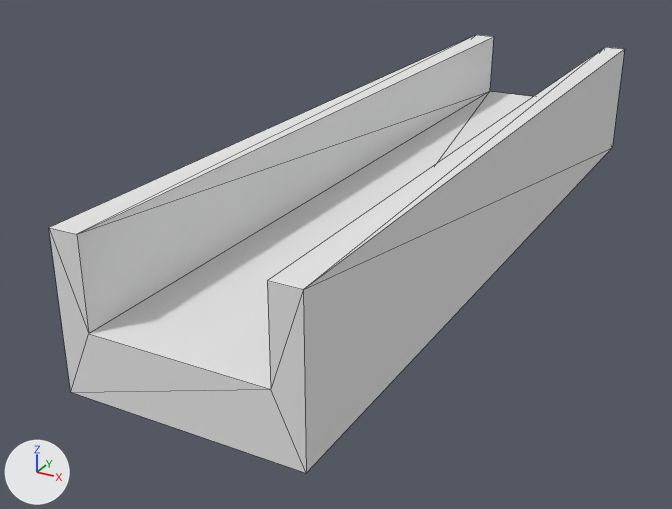
An edit to the OBJ model resources/shape-9.obj, drawn before and after from the same camera.
Camera for both pictures: a 50 mm camera at (0.441, -1.025, 0.421) aimed at (-0.075, -0.087, -0.048). Arrows for +X, +Y and +Z are at lower left; the lights stay in place. Mesh edges are drawn as thin lines. Where no turn or scale is listed for an object, it has been applied to the vertices. Vertices at the same position are counted once.

Names of what the first picture shows: 'shape-9'.
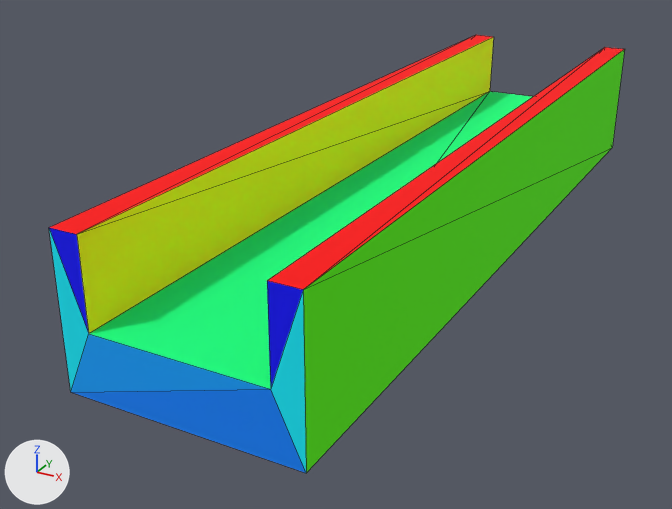
Where the change shows, as pixel boxes (x1, y1, x2, y2) in the pictures (672 x 509 px):
'shape-9', recoloured (white to green): (49, 35, 625, 473) in both
part 1 of me_shape_9, recoloured (white to red): (49, 35, 624, 289) in both
part 2 of me_shape_9, recoloured (white to blue): (49, 228, 303, 386) in both
part 3 of me_shape_9, recoloured (white to blue): (71, 334, 269, 392) in both
part 4 of me_shape_9, recoloured (white to cyan): (49, 229, 89, 390) in both
part 5 of me_shape_9, recoloured (white to cyan): (271, 292, 306, 472) in both
part 6 of me_shape_9, recoloured (white to blue): (72, 389, 306, 473) in both
part 7 of me_shape_9, recoloured (white to green): (77, 37, 494, 333) in both
part 8 of me_shape_9, recoloured (white to green): (89, 91, 532, 389) in both

The change, as a list of edits to the scene's bpy script:
```text
Change mat_material_0:
    mat_material_0.base_color: (0.8, 0.8, 0.8) -> (0.106, 1.0, 0.0)  # white #e7e7e7 -> green #5cff00
Add mat_material_3:
    mat_material_3 = principled_material('material_3')
    mat_material_3.base_color = (0.0, 0.357, 1.0)  # blue #00a1ff
    mat_material_3.roughness = 1.0
Add mat_material_5:
    mat_material_5 = principled_material('material_5')
    mat_material_5.base_color = (0.0, 0.855, 0.996)  # cyan #00eeff
    mat_material_5.roughness = 1.0
Add mat_material_4:
    mat_material_4 = principled_material('material_4')
    mat_material_4.base_color = (0.0, 0.855, 1.0)  # cyan #00eeff
    mat_material_4.roughness = 1.0
Add mat_material_2:
    mat_material_2 = principled_material('material_2')
    mat_material_2.base_color = (0.0, 0.0, 1.0)  # blue #0000ff
    mat_material_2.roughness = 1.0
Add mat_material_8:
    mat_material_8 = principled_material('material_8')
    mat_material_8.base_color = (1.0, 0.918, 0.0)  # yellow #fff600
    mat_material_8.roughness = 1.0
Add mat_material_7:
    mat_material_7 = principled_material('material_7')
    mat_material_7.base_color = (0.0, 0.961, 1.0)  # cyan #00fbff
    mat_material_7.roughness = 1.0
Add mat_material_9:
    mat_material_9 = principled_material('material_9')
    mat_material_9.base_color = (0.0, 1.0, 0.227)  # green #00ff83
    mat_material_9.roughness = 1.0
Add mat_material_1:
    mat_material_1 = principled_material('material_1')
    mat_material_1.base_color = (1.0, 0.0, 0.0)  # red #ff0000
    mat_material_1.roughness = 1.0
Add mat_material_6:
    mat_material_6 = principled_material('material_6')
    mat_material_6.base_color = (0.0, 0.227, 1.0)  # blue #0083ff
    mat_material_6.roughness = 1.0
Change me_shape_9:
    where me_shape_9.from_pydata(...)  # 16 vertices, 28 faces; spans x -0.125..0.125, y -0.5..0.5, z -0.038..0.125
    used by ob_shape_9; location = (0.0, 0.0, 0.0)
    me_shape_9 part 1: all 4 faces centred in x -0.115..0.115, y -0.167..0.167, z 0.125 switch from mat_material_0 (white #e7e7e7) to mat_material_1 (red #ff0000)
    me_shape_9 part 2: all 2 faces centred in x -0.104..0.104, y -0.5, z 0.094 switch from mat_material_0 (white #e7e7e7) to mat_material_2 (blue #0000ff)
    me_shape_9 part 3: all 2 faces centred in x -0.042..0.042, y -0.5..0.5, z 0.008 switch from mat_material_0 (white #e7e7e7) to mat_material_3 (blue #00a1ff)
    me_shape_9 part 4: the 1 face centred in x -0.115, y -0.5, z 0.04 switches from mat_material_0 (white #e7e7e7) to mat_material_4 (cyan #00eeff)
    me_shape_9 part 5: the 1 face centred in x 0.115, y -0.5, z 0.04 switches from mat_material_0 (white #e7e7e7) to mat_material_5 (cyan #00eeff)
    me_shape_9 part 6: all 2 faces centred in x -0.031..0.031, y -0.5..0.5, z -0.015 switch from mat_material_0 (white #e7e7e7) to mat_material_6 (blue #0083ff)
    me_shape_9 part 7: all 4 faces centred in x -0.094..0.094, y -0.167..0.167, z 0.062..0.094 switch from mat_material_0 (white #e7e7e7) to mat_material_8 (yellow #fff600)
    me_shape_9 part 8: all 2 faces centred in x -0.031..0.031, y -0.167..0.167, z 0.031 switch from mat_material_0 (white #e7e7e7) to mat_material_9 (green #00ff83)
    add me_shape_9.materials.append(mat_material_4)  # cyan #00eeff
    add me_shape_9.materials.append(mat_material_5)  # cyan #00eeff
    add me_shape_9.materials.append(mat_material_7)  # cyan #00fbff
```
